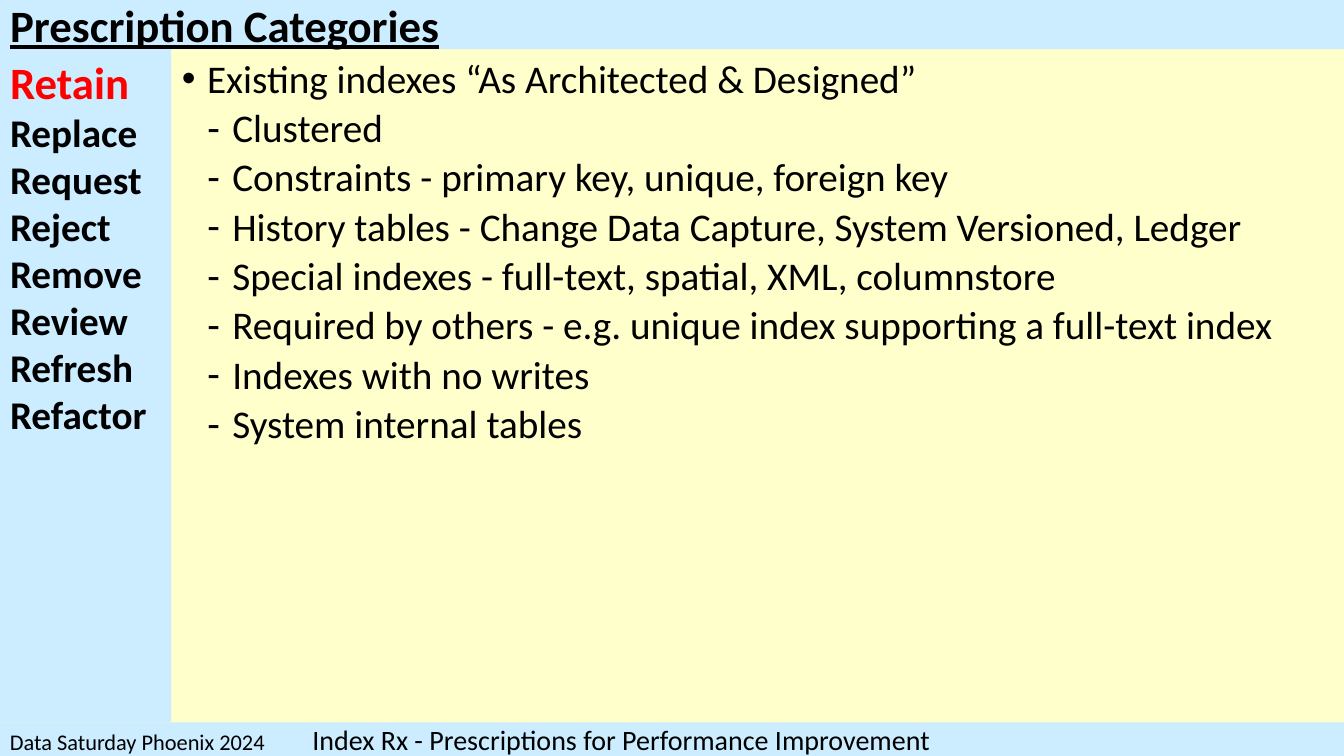
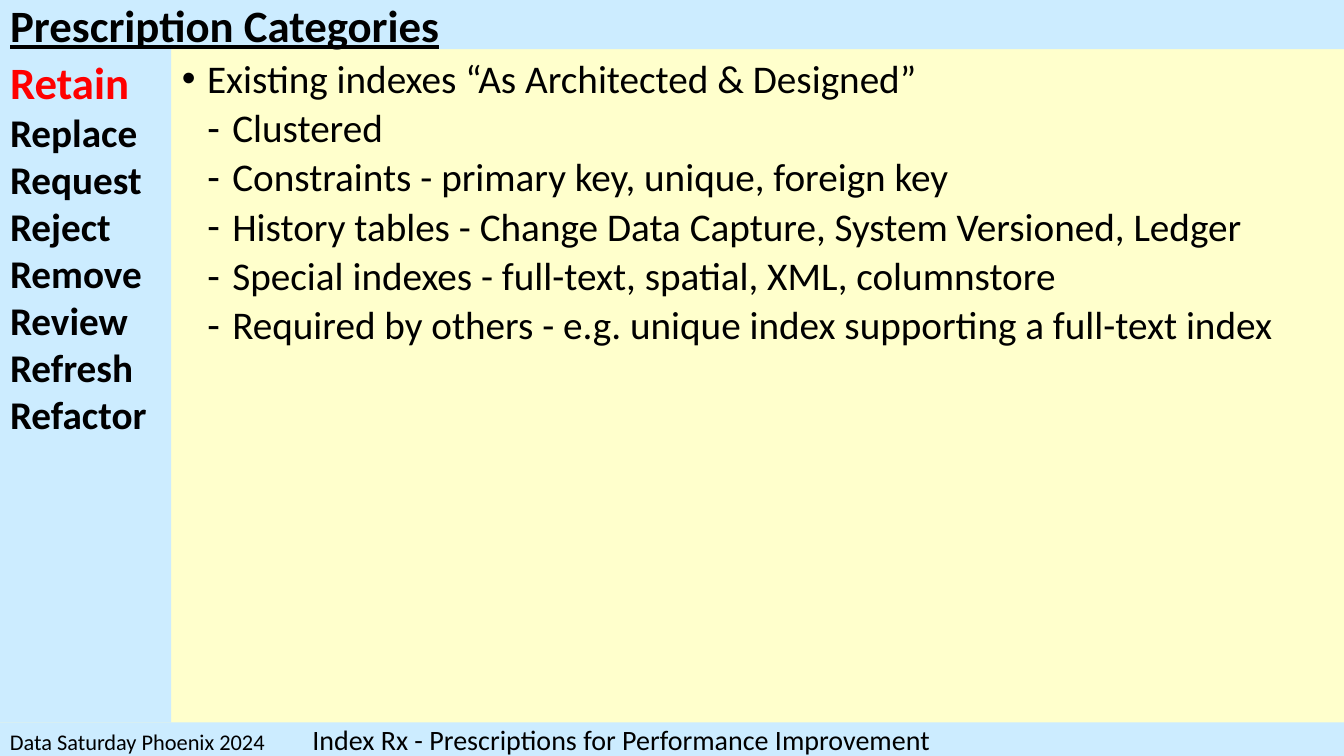
Before and after one commit to SQLXL/SQLXL, a slide deck: slide 32 of SQLXL_Index.pptx. Drawn at 1344x756 pixels with LibreOffice and Linux fonts; fonts in the diff are those of the drawing. Boxes give left, top, right and bottom in pixels: in the first picture for what was removed or moved away, otherwise in the second. Text is boxed around its words. In the diff, an @@ line names an element or a change of style, - is before the commit and + after.

```diff
--- a/SQLXL_Index.pptx
+++ b/SQLXL_Index.pptx
@@ text at (232, 361, 589, 445): paragraphs removed @@
-  ‐ Indexes with no writes
-  ‐ System internal tables
```
Also in this commit, not shown: 9 other slides changed, 1 other file.
